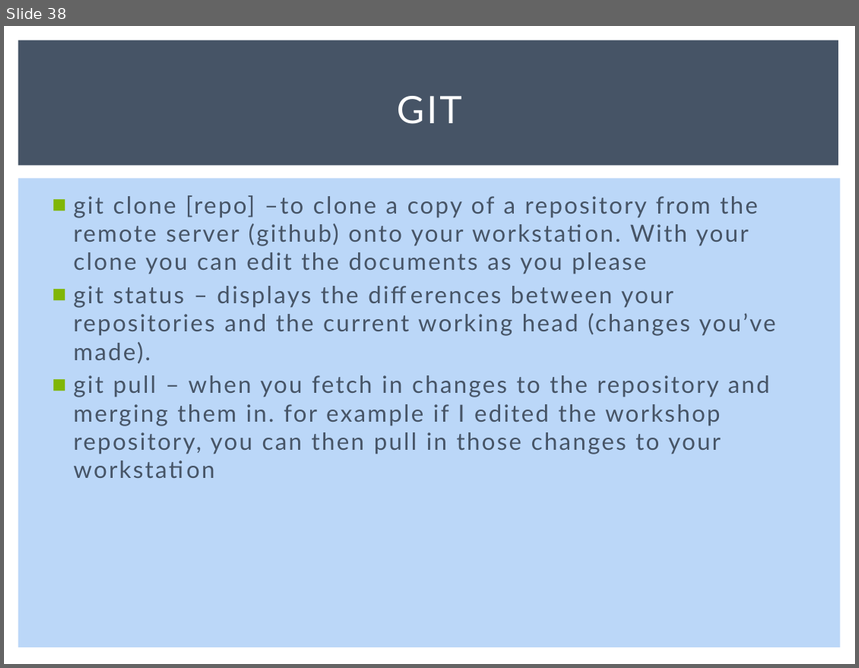
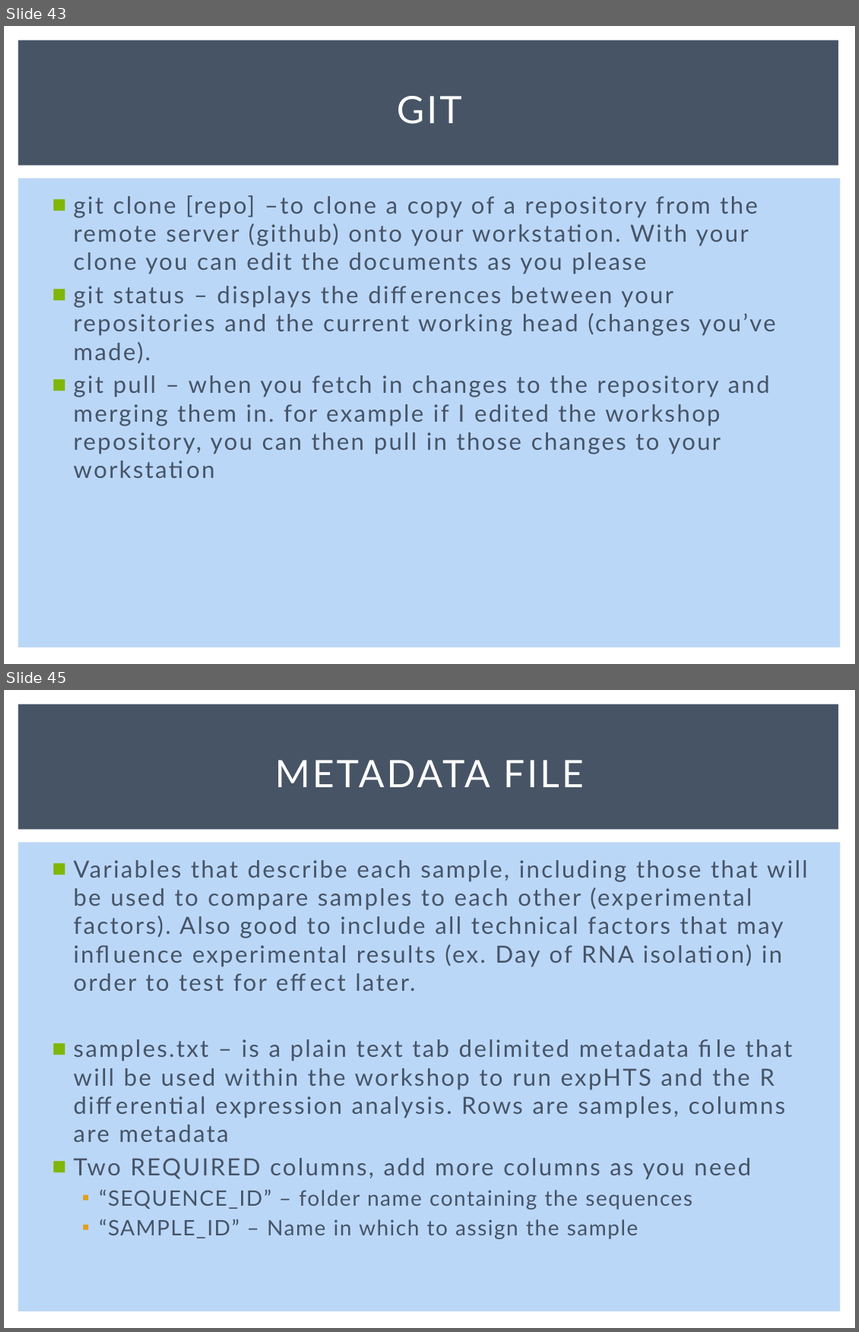
Before and after one commit to msettles/Workshop_RNAseq, a slide deck: powerpoints/RNA-seq-Piracicaba2015.pptx. Shown one above the other, each under a label of ours: slide 38 before the commit, slides 43 and 45 after it; the slides between them are not shown. The pictures are 859x668 and 859x1332 pixels, drawn with LibreOffice and Linux fonts; fonts in the diff are those of the drawing. Boxes give left, top, right and bottom in pixels: in the first picture for what was removed or moved away, otherwise in the second. Text is boxed around its words. In the diff, an @@ line names an element or a change of style, - is before the commit and + after.

```diff
--- a/powerpoints/RNA-seq-Piracicaba2015.pptx
+++ b/powerpoints/RNA-seq-Piracicaba2015.pptx
@@ slide 45 added at [4,690,855,1328], background #FFFFFF; not listed: 2 template elements that a slide beside it also shows @@
@@ title added at [275,760,584,787], 32 pt, text #FFFFFF @@
+METADATA FILE
@@ text added at [73,860,808,1239], 20 pt, text #465466 @@
+■ Variables that describe each sample, including those that will be used to compare samples to each other (experimental factors). Also good to include all technical factors that may influence experimental results (ex. Day of RNA isolation) in order to test for effect later.
+■ samples.txt – is a plain text tab delimited metadata file that will be used within the workshop to run expHTS and the R differential expression analysis. Rows are samples, columns are metadata
+■ Two REQUIRED columns, add more columns as you need
+  ▪ “SEQUENCE_ID” – folder name containing the sequences
+  ▪ “SAMPLE_ID” – Name in which to assign the sample
@@ what was slide 38 is now slide 43 @@
```
Also in this commit, not shown: 7 slides changed, 21 other slides added, 8 other files.
